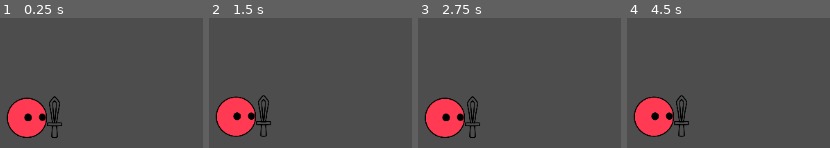
Above: before the commit, frames 1-4 (left to right).
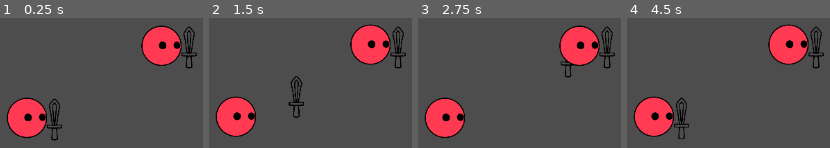
Above: after the commit, the same moments.

Repository: HoneyPony/impish-descent-future
Game: Godot game, scene res://Game.tscn
Two runs of this game, one before a commit and one after it. Both use one fixed random seed, a clock stepped at 60 frames per second and the inputs below.
Inputs:
- Up to frame 1 (0.25 s): no input
- Up to frame 2 (1.5 s): hold D (player_right) 0.53-1.28 s
- Up to frame 3 (2.75 s): hold D (player_right) from 2.03 s (still down)
- Up to frame 4 (4.5 s): release D (player_right) at 3.53 s

The runs differ from the first frame. In frame 1, 6.4% of the frame differs, in the area x 23-98%, y 5-95%; in frame 2, 7.3%, in the area x 23-98%, y 4-92%; in frame 3, 6.7%; in frame 4, 6.4%.

Commit message:
Some truly bizarre godot behavivor

Diff:
--- a/Game.tscn
+++ b/Game.tscn
@@ -10,4 +10,9 @@
 [node name="PauseMenu" parent="." instance=ExtResource("1")]
 visible = false
 
-[node name="CharacterBody2D" parent="." instance=ExtResource("2_k7n08")]
+[node name="CharacterBody2D" parent="." node_paths=PackedStringArray("tmp_target") instance=ExtResource("2_k7n08")]
+tmp_target = NodePath("../CharacterBody2D2")
+
+[node name="CharacterBody2D2" parent="." instance=ExtResource("2_k7n08")]
+position = Vector2(194, -104)
+script = null
--- /dev/null
+++ b/players/player.gd
@@ -0,0 +1,51 @@
+extends CharacterBody2D
+
+@export var tmp_target: Node = null
+
+@onready var item = $Item
+@onready var item_rest = $Body/ItemRest
+
+enum State {
+	NO_ACTION,
+	MELEE_ATTACK
+}
+
+var state: State = State.NO_ACTION
+
+var state_timer = 0.0
+
+var melee_attack_target_pos: Vector2
+var melee_attack_target_rot: float
+
+func parabola_one(t: float) -> float:
+	t = 2.0 * t - 1.0
+	return 1.0 - t * t
+
+func melee_attack(what: Vector2):
+	# Only attack if we're not doing something else.
+	if state != State.NO_ACTION:
+		return
+
+	state = State.MELEE_ATTACK
+	state_timer = 0.0
+
+	melee_attack_target_pos = what
+	melee_attack_target_rot = (what - global_position).angle()
+
+func _physics_process(delta):
+	if state == State.MELEE_ATTACK:
+		state_timer += delta
+		var to_t = parabola_one(state_timer)
+		print(lerp_angle(0.0, melee_attack_target_rot, to_t))
+		item.rotation = lerp_angle(0.0, melee_attack_target_rot, to_t)
+		print(item.rotation)
+		item.global_position = lerp(item_rest.global_position, melee_attack_target_pos, to_t)
+		print(item.rotation)
+
+		if state_timer >= 1.0:
+			item.global_transform = item_rest.global_transform
+			state = State.NO_ACTION
+			state_timer = 0.0
+
+	if Input.is_action_just_pressed("player_right"):
+		melee_attack(tmp_target.global_position)
--- a/players/player.tscn
+++ b/players/player.tscn
@@ -1,6 +1,7 @@
-[gd_scene load_steps=7 format=3 uid="uid://feyduuodmg3a"]
+[gd_scene load_steps=8 format=3 uid="uid://feyduuodmg3a"]
 
 [ext_resource type="Texture2D" uid="uid://so31a8iyooat" path="res://players/body0.png" id="1_dkhxv"]
+[ext_resource type="Script" path="res://players/player.gd" id="1_w5dbm"]
 [ext_resource type="Texture2D" uid="uid://dlefoohwcy7vf" path="res://players/sword.png" id="2_05pva"]
 
 [sub_resource type="Animation" id="Animation_h8hu0"]
@@ -45,6 +46,7 @@
 height = 20.0
 
 [node name="Player" type="CharacterBody2D"]
+script = ExtResource("1_w5dbm")
 
 [node name="AnimationPlayer" type="AnimationPlayer" parent="."]
 libraries = {
@@ -53,13 +55,20 @@
 autoplay = "Bob"
 speed_scale = 5.0
 
+[node name="Item" type="AnimatableBody2D" parent="."]
+position = Vector2(39, -2)
+
+[node name="Look" type="Sprite2D" parent="Item"]
+scale = Vector2(0.25, 0.25)
+texture = ExtResource("2_05pva")
+
 [node name="Body" type="Sprite2D" parent="."]
 scale = Vector2(0.25, 0.25)
 texture = ExtResource("1_dkhxv")
 
-[node name="Item" type="Sprite2D" parent="Body"]
-position = Vector2(156, -8)
-texture = ExtResource("2_05pva")
+[node name="ItemRest" type="Node2D" parent="Body"]
+position = Vector2(156, 0)
+scale = Vector2(4, 4)
 
 [node name="CollisionShape2D" type="CollisionShape2D" parent="."]
 position = Vector2(0, 23)
